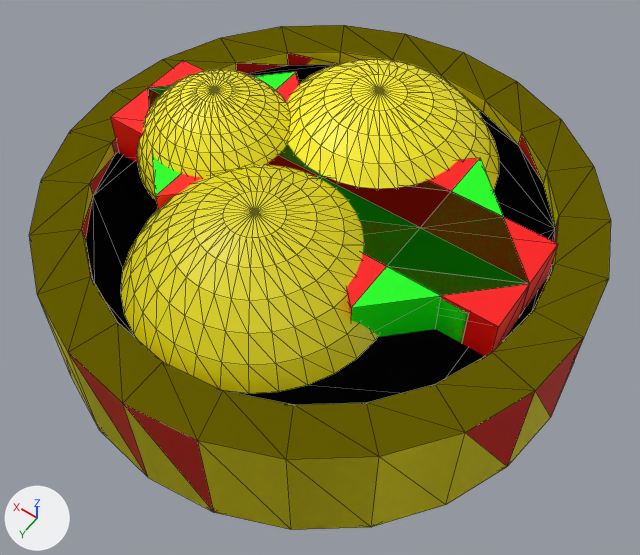
Two versions of the glTF model frontend/public/powerups.glb, one commit apart.
The view is the same before and after, from a camera (50 mm lens) standing at (-0.494, 0.693, 1.512) and looking at (-0.044, 0.063, 0.521). The lights are fixed; the arrows at lower left show +X, +Y and +Z. Mesh edges are drawn as thin lines. Vertices at the same position are counted once.

Script lines for the objects in view, before the commit:
```python
me_cylinder_001 = bpy.data.meshes.new('Cylinder.001')
me_cylinder_001.from_pydata(...)  # 606 vertices, 1202 faces; spans x -0.4..0.4, y -0.4..0.4, z -0.1..0.209
# faces by material slot: [22, 1136, 44]
me_cylinder_001.materials.append(mat_black)  # black #000000
me_cylinder_001.materials.append(mat_ball)  # yellow #fff200
me_cylinder_001.materials.append(mat_green)  # green #00ff00
me_cylinder_003 = bpy.data.meshes.new('Cylinder.003')
me_cylinder_003.from_pydata(...)  # 140 vertices, 278 faces; spans x -0.4..0.4, y -0.4..0.4, z -0.1..0.145
# faces by material slot: [176, 22, 80]
me_cylinder_003.materials.append(mat_puc_stretch)  # green #119907
me_cylinder_003.materials.append(mat_black)  # black #000000
me_cylinder_003.materials.append(mat_green_001)  # green #00ff00
me_cylinder_004 = bpy.data.meshes.new('Cylinder.004')
me_cylinder_004.from_pydata(...)  # 472 vertices, 878 faces; spans x -0.4..0.4, y -0.4..0.4, z -0.1..0.2
# faces by material slot: [516, 22, 340]
me_cylinder_004.materials.append(mat_ball)  # yellow #fff200
me_cylinder_004.materials.append(mat_black)  # black #000000
me_cylinder_004.materials.append(mat_ball_001)  # yellow #e7db00
ob_powerup_boost = bpy.data.objects.new('powerup.boost', me_cylinder_001)
ob_powerup_boost.location = (0.0, 0.0, 0.5)
ob_powerup_split = bpy.data.objects.new('powerup.split', me_cylinder_004)
ob_powerup_split.location = (0.0, 0.0, 0.5)
ob_powerup_stretch = bpy.data.objects.new('powerup.stretch', me_cylinder_003)
ob_powerup_stretch.location = (0.0, 0.0, 0.5)
# also in view: 'powerup.shrink' at (0.0, 0.0, 0.523)
```
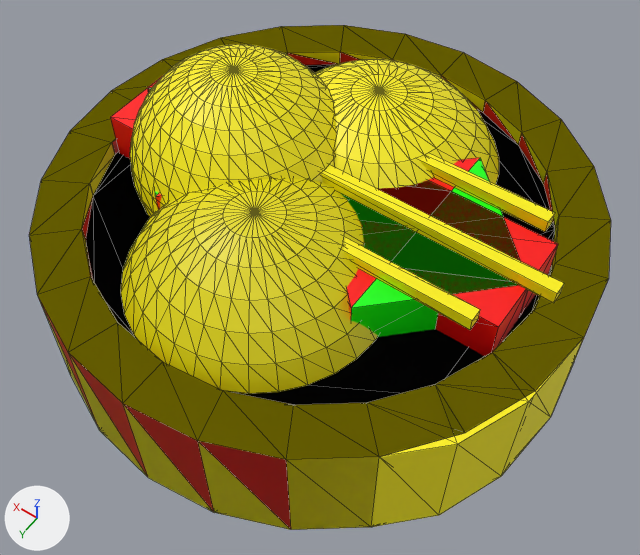
Commit message: split ball powerup logic work 95%

What the commit changed:
Material 'ball.007' (mat_ball_007) is new.
Its base color is (1.0, 0.886, 0.0) (yellow #fff200).
Material 'ball.006' (mat_ball_006) is new.
Its base color is (1.0, 0.886, 0.0) (yellow #fff200).
me_cylinder_001 is used by ob_powerup_boost; location (0.0, 0.0, 0.5).
me_cylinder_001 had 606 vertices, 1202 faces and spanned x -0.4..0.4, y -0.4..0.4, z -0.1..0.209.
me_cylinder_001 now has 606 vertices, 1202 faces and spans x -0.4..0.4, y -0.4..0.4, z -0.1..0.262.
me_cylinder_001 part 1: a new loose piece, a UV sphere (32 segments, 16 rings, poles along z) spanning x -0.019..0.3, y -0.159..0.159, z -0.057..0.262, in mat_ball (yellow #fff200).
me_cylinder_001 part 2: a new loose piece, a box spanning x -0.354..0.137, y -0.01..0.01, z 0.145..0.164, in mat_ball (yellow #fff200).
me_cylinder_001 part 3: a new loose piece, a box spanning x -0.293..0.197, y -0.107..-0.088, z 0.145..0.164, in mat_ball_006 (yellow #fff200).
me_cylinder_001 part 4: a new loose piece, a box spanning x -0.29..0.2, y 0.084..0.103, z 0.145..0.164, in mat_ball_007 (yellow #fff200).
me_cylinder_001 part 5: the loose piece of 482 vertices spanning x 0.056..0.304, y -0.124..0.124, z -0.039..0.209 is deleted.
me_cylinder_001 part 6: the loose piece of 22 vertices spanning x -0.276..0.04, y -0.158..0.158, z 0.061..0.14 is deleted.
Part 7, on me_cylinder_001:
14 faces are deleted.
4 vertices are added at (-0.386, 0.121, -0.1), (-0.386, 0.121, 0.1), (-0.346, 0.218, -0.1), (-0.346, 0.218, 0.1).
22 new faces join them, mat_ball (yellow #fff200).
me_cylinder_001 no longer uses material mat_green (green #00ff00).
me_cylinder_001 now uses material mat_ball_006 (yellow #fff200).
me_cylinder_001 now uses material mat_ball_007 (yellow #fff200).

Where the change shows, as pixel boxes [x1, y1, x2, y2] in the pictures (640 x 555 px):
part 1 of me_cylinder_001, added (yellow)
    after: [130, 44, 336, 217]
part 2 of me_cylinder_001, added (yellow)
    after: [320, 164, 564, 303]
part 3 of me_cylinder_001, added (yellow)
    after: [419, 154, 555, 232]
part 4 of me_cylinder_001, added (yellow)
    after: [343, 238, 480, 330]
part 5 of me_cylinder_001, deleted (yellow)
    before: [137, 69, 290, 200]
part 6 of me_cylinder_001, deleted (green)
    before: [436, 299, 469, 343]
part 7 of me_cylinder_001, built on
    both: [367, 337, 584, 527]
